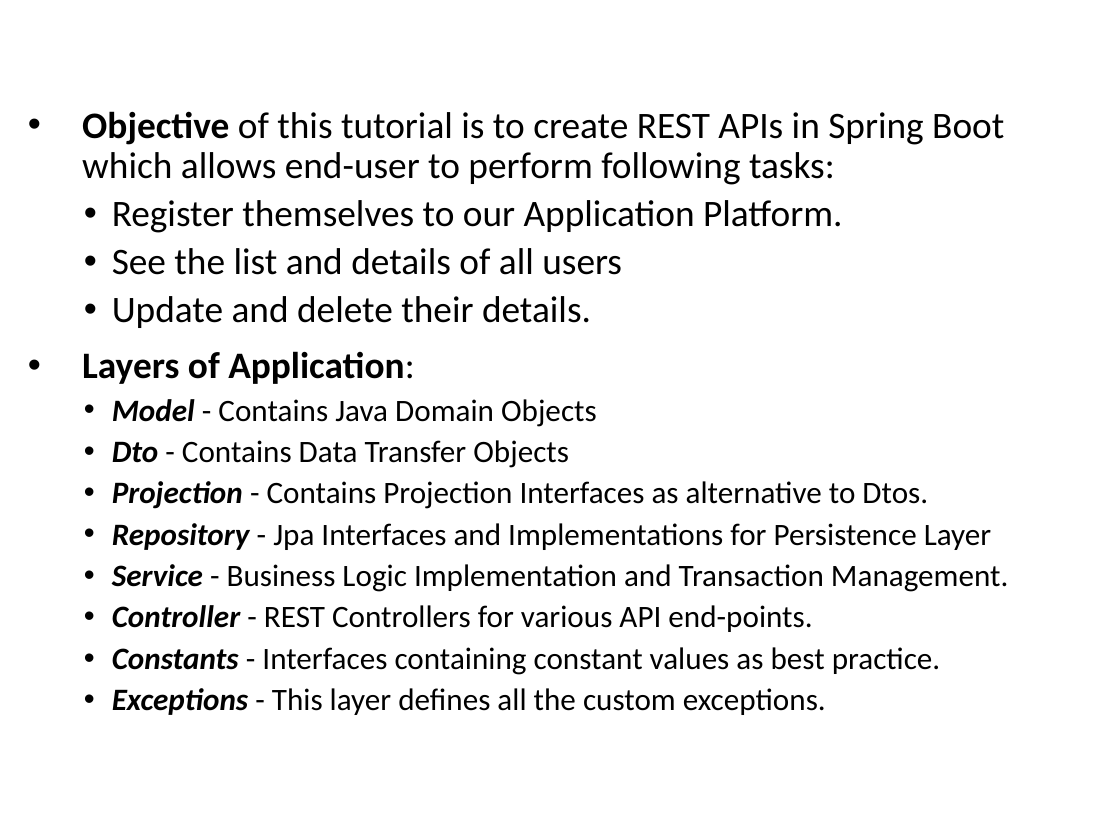
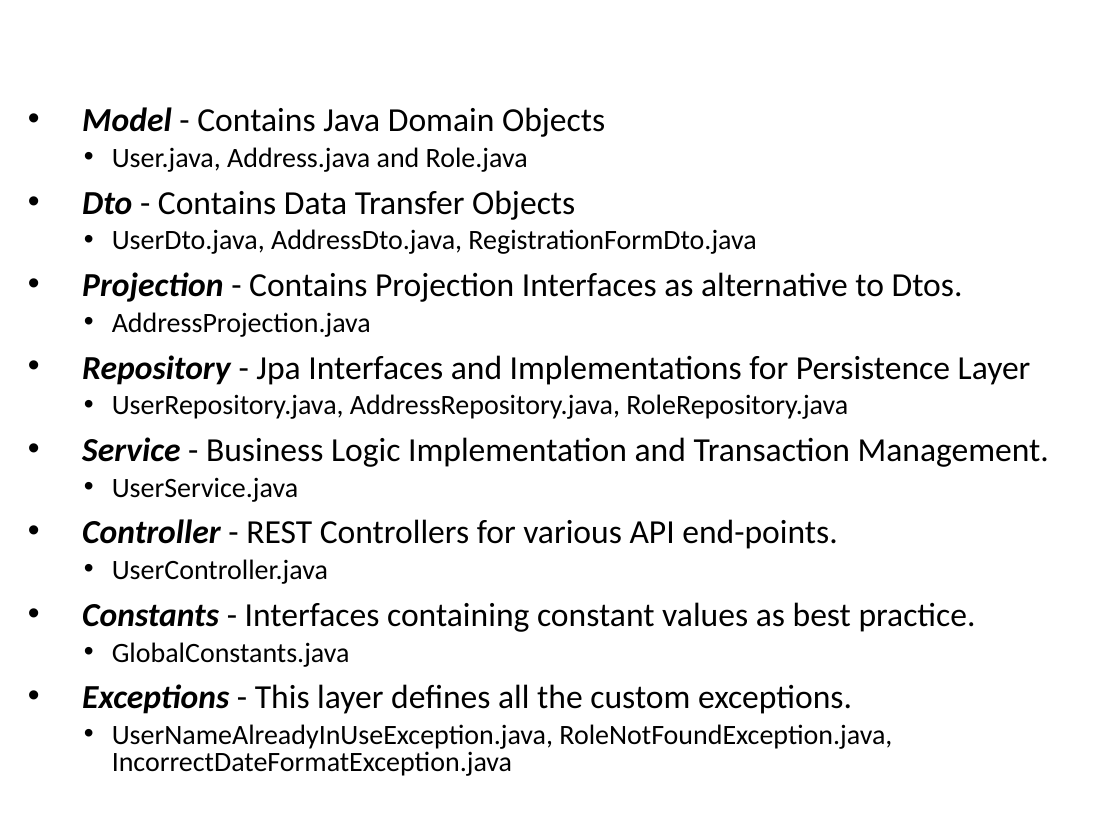
Before and after one commit to vishalrangras/spring-boot-sample, a slide deck: slide 22 of Developing with Spring Boot.pptx (slide 14 before the commit). Drawn at 1120x840 pixels with LibreOffice and Linux fonts; fonts in the diff are those of the drawing; background and template pictures are left out. Boxes give left, top, right and bottom in pixels: in the first picture for what was removed or moved away, otherwise in the second. Text is boxed around its words. In the diff, an @@ line names an element or a change of style, - is before the commit and + after.

Commit message:
Updated Deck

```diff
--- a/Developing with Spring Boot.pptx
+++ b/Developing with Spring Boot.pptx
@@ text at [82,111,1004,384]: paragraphs removed @@
-• Objective of this tutorial is to create REST APIs in Spring Boot which allows end-user to perform following tasks:
-  • Register themselves to our Application Platform.
-  • See the list and details of all users
-  • Update and delete their details.
-• Layers of Application:
@@ text at [82,107,1049,714]: size 20 to 21.6 pt in "Model - Contains Java Domain Objects", "Dto - Contains Data Transfer Objects", "Projection - Contains Projection Interfaces as alternative ...", "Repository - Jpa Interfaces and Implementations for ..." and 4 more places; list level 2 to 1 in "Model - Contains Java Domain ..."; line spacing 0.9 to 0.8; list level 2 to 1 in "Dto - Contains Data Transfer ..."; list level 2 to 1 in "Projection - Contains Projection Interfaces ..."; list level 2 to 1 in "Repository - Jpa Interfaces and ..."; list level 2 to 1 in "Service - Business Logic Implementation ..."; list level 2 to 1 in "Controller - REST Controllers for ..."; list level 2 to 1 in "Constants - Interfaces containing constant ..."; list level 2 to 1 in "Exceptions - This layer defines ..." @@
@@ text at [112,147,528,172]: paragraph added @@
+  • User.java, Address.java and Role.java
@@ text at [112,229,756,254]: paragraph added @@
+  • UserDto.java, AddressDto.java, RegistrationFormDto.java
@@ text at [112,312,371,337]: paragraph added @@
+  • AddressProjection.java
@@ text at [112,394,848,419]: paragraph added @@
+  • UserRepository.java, AddressRepository.java, RoleRepository.java
@@ text at [112,477,298,502]: paragraph added @@
+  • UserService.java
@@ text at [112,559,328,584]: paragraph added @@
+  • UserController.java
@@ text at [112,642,350,667]: paragraph added @@
+  • GlobalConstants.java
@@ text at [112,724,892,776]: paragraph added @@
+  • UserNameAlreadyInUseException.java, RoleNotFoundException.java, IncorrectDateFormatException.java
```
Also in this commit, not shown: 5 other slides changed, 23 slides added, 13 slides removed.
